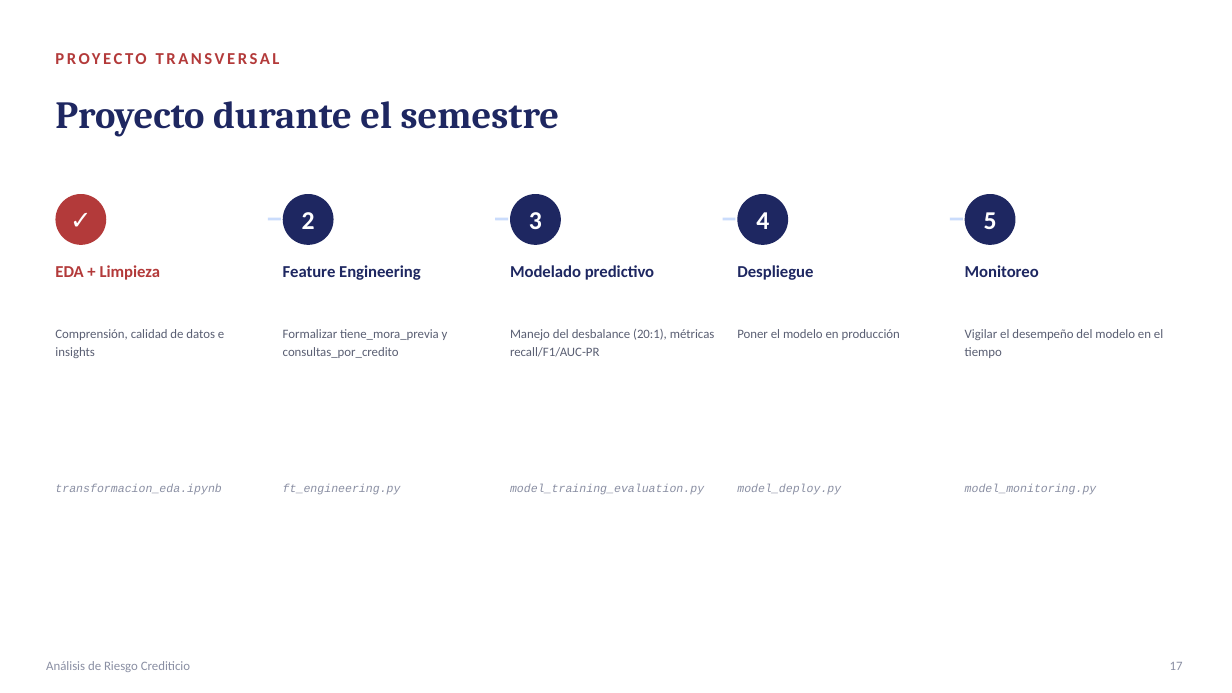
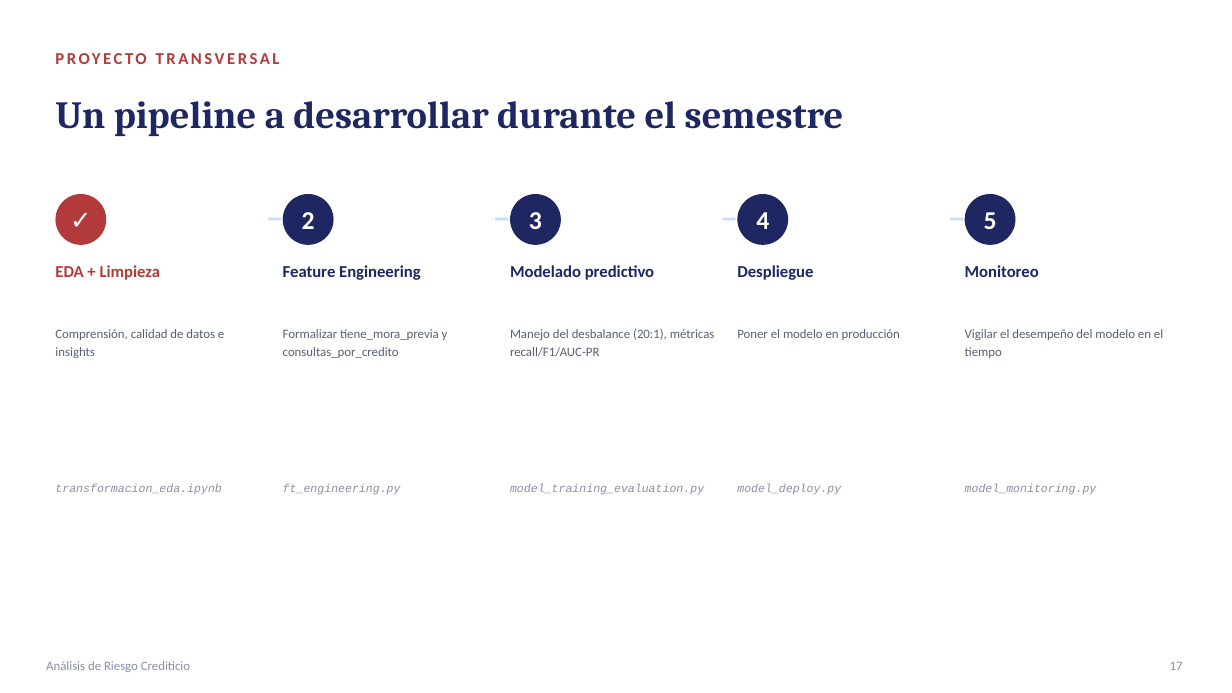
Before and after one commit to papiarcacamilo/MLOPS_CURSE, a slide deck: slide 17 of PRESENTACION.pptx. Drawn at 1232x693 pixels with LibreOffice and Linux fonts; fonts in the diff are those of the drawing. Boxes give left, top, right and bottom in pixels: in the first picture for what was removed or moved away, otherwise in the second. Text is boxed around its words. In the diff, an @@ line names an element or a change of style, - is before the commit and + after.

```diff
--- a/PRESENTACION.pptx
+++ b/PRESENTACION.pptx
@@ text at (55, 101, 844, 136): text changed @@
-Proyecto durante el semestre
+Un pipeline a desarrollar durante el semestre
```
Also in this commit, not shown: 9 other slides changed, 1 slide added, 1 slide removed, 3 other files.
